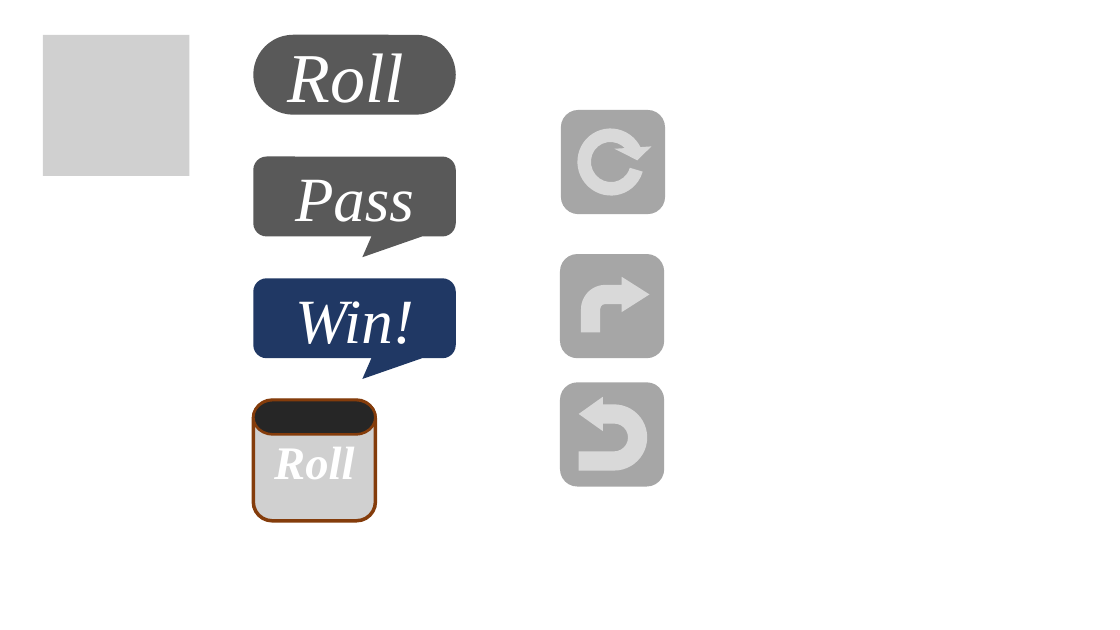
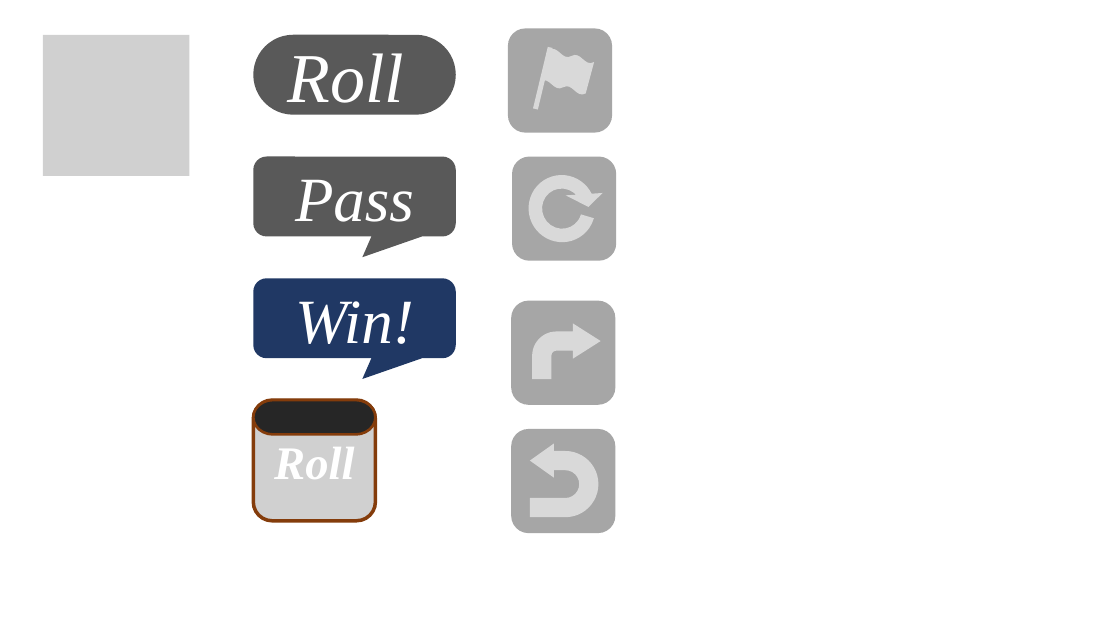
Before and after one commit to ytani01/ytBackgammon, a slide deck: slide 1 of app/static/images0/ytbg.pptx. Drawn at 1120x630 pixels with LibreOffice and Linux fonts; fonts in the diff are those of the drawing; grey boxes stand for pictures. Boxes give left, top, right and bottom in pixels: in the first picture for what was removed or moved away, otherwise in the second. Text is boxed around its words. In the diff, an @@ line names an element or a change of style, - is before the commit and + after.

```diff
--- a/app/static/images0/ytbg.pptx
+++ b/app/static/images0/ytbg.pptx
@@ rounded rectangle added at (508,29,613,133), fill #A6A6A6 @@
@@ line added from (550, 47) to (535, 109), #D9D9D9 4.25 pt @@
@@ double wave added at (540,47,595,95), fill #D9D9D9 @@
@@ 3 rounded rectangles, 1 uturn arrow, 1 bent arrow, 1 circular arrow: place and size @@
-3 rounded rectangles, 1 uturn arrow, 1 bent arrow, 1 circular arrow at (551,102,671,486)
+3 rounded rectangles, 1 uturn arrow, 1 bent arrow, 1 circular arrow at (502,149,622,534)
```
Also in this commit, not shown: 7 other files.
